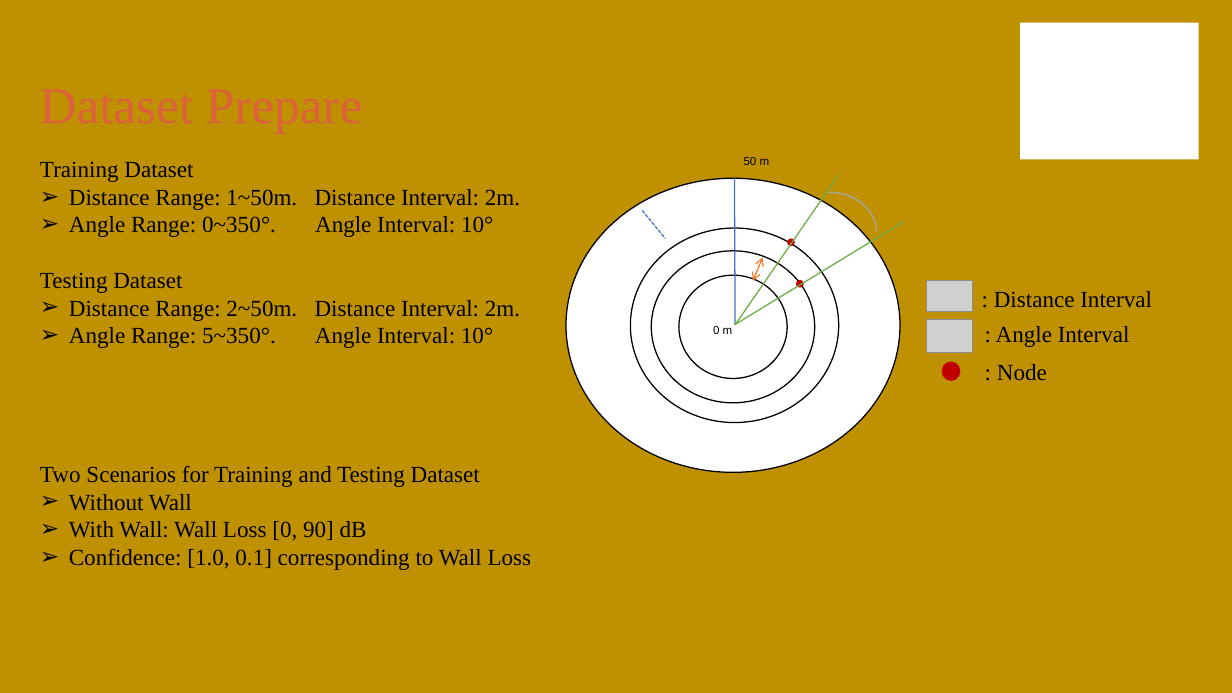
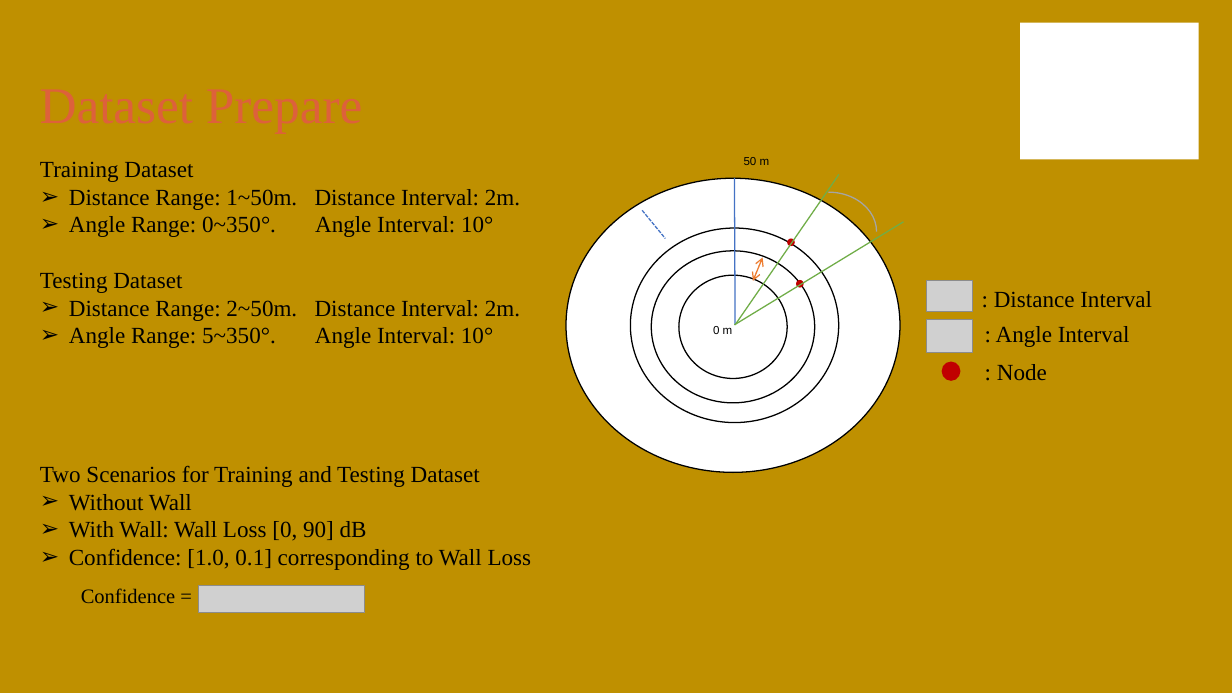
Before and after one commit to Evildes000/ai4csi, a slide deck: slide 2 of multihop_loication.pptx. Drawn at 1232x693 pixels with LibreOffice and Linux fonts; fonts in the diff are those of the drawing; grey boxes stand for pictures; background and template pictures are left out. Boxes give left, top, right and bottom in pixels: in the first picture for what was removed or moved away, otherwise in the second. Text is boxed around its words. In the diff, an @@ line names an element or a change of style, - is before the commit and + after.

```diff
--- a/multihop_loication.pptx
+++ b/multihop_loication.pptx
@@ text added at [81,588,175,603], 16 pt, text #000000 @@
+Confidence =
@@ picture added at [199,586,365,613] @@
```
Also in this commit, not shown: 3 other slides changed, 1 slide added.
